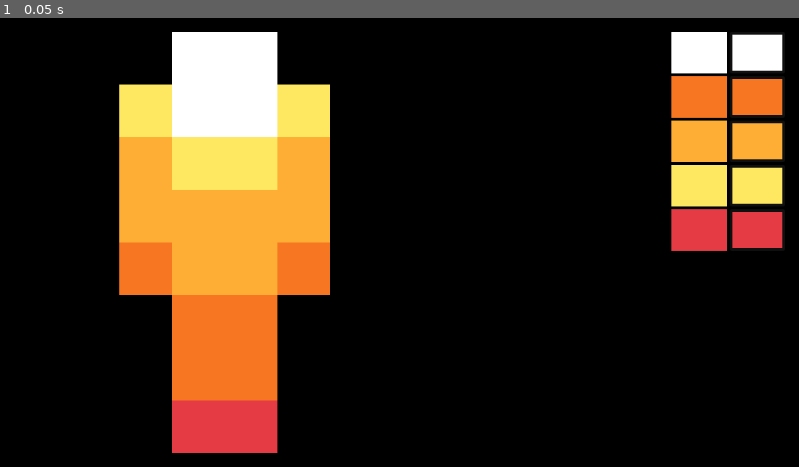
Above: before the commit, frame 1.
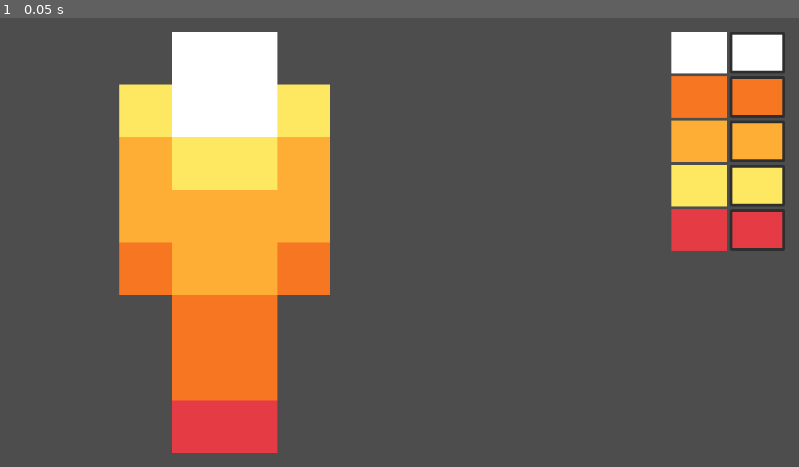
Above: after the commit, the same moment.

Repository: Langorithm/reColorama
Game: Godot game, scene res://main.tscn
Two runs of this game, one before a commit and one after it. Both use one fixed random seed, a clock stepped at 60 frames per second and the inputs below. The project has no main scene, so this scene is started directly.
Inputs:
- Up to frame 1 (0.05 s): no input

The runs differ from the first frame. In frame 1, 76% of the frame differs, in the area x 0-100%, y 0-100%.

Commit message:
undo transparent background

Diff:
--- a/src/project.godot
+++ b/src/project.godot
@@ -17,10 +17,9 @@
 [display]
 
 window/size/always_on_top=true
-window/size/transparent=true
+window/subwindows/embed_subwindows=false
 window/stretch/scale_mode="integer"
 
 [rendering]
 
 textures/canvas_textures/default_texture_filter=0
-viewport/transparent_background=true
